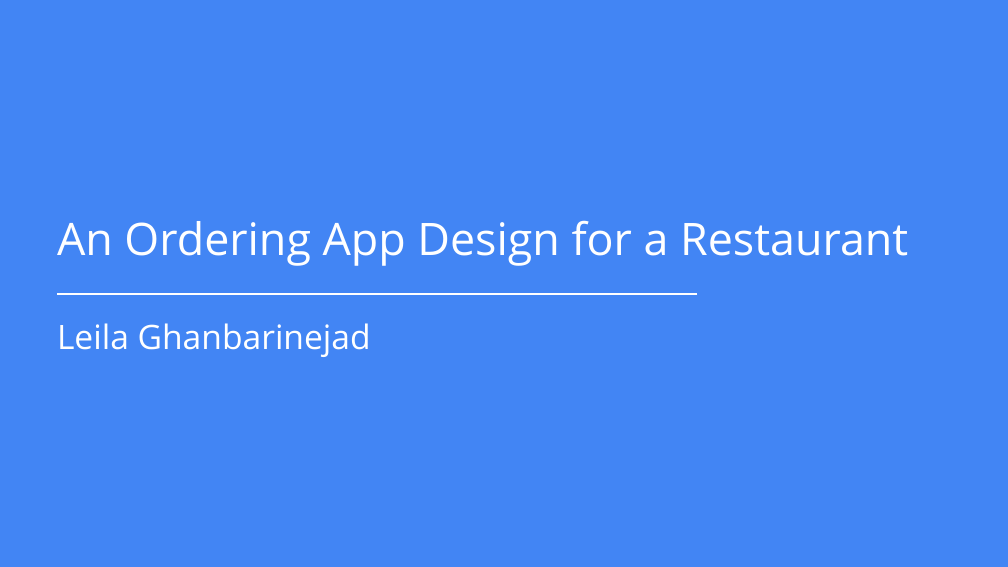
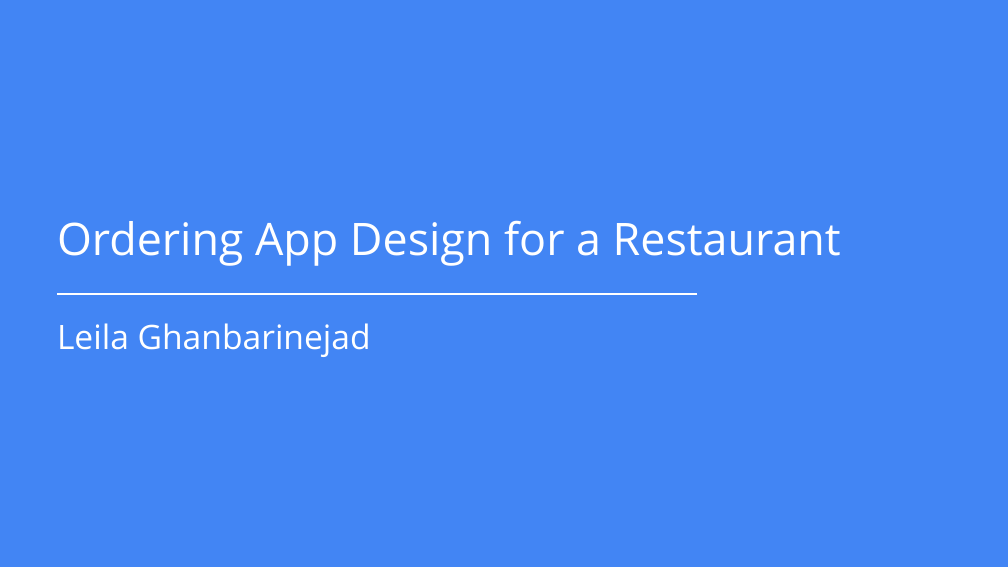
Before and after one commit to leilasingin/test, a slide deck: slide 1 of Resources/Portfolio-Project-1---Case-study.pptx. Drawn at 1008x567 pixels with LibreOffice and Linux fonts; fonts in the diff are those of the drawing. Boxes give left, top, right and bottom in pixels: in the first picture for what was removed or moved away, otherwise in the second. Text is boxed around its words. In the diff, an @@ line names an element or a change of style, - is before the commit and + after.

```diff
--- a/Resources/Portfolio-Project-1---Case-study.pptx
+++ b/Resources/Portfolio-Project-1---Case-study.pptx
@@ text at (57, 220, 841, 266): text changed @@
-An Ordering App Design for a Restaurant
+Ordering App Design for a Restaurant
```
Also in this commit, not shown: 17 other files.
